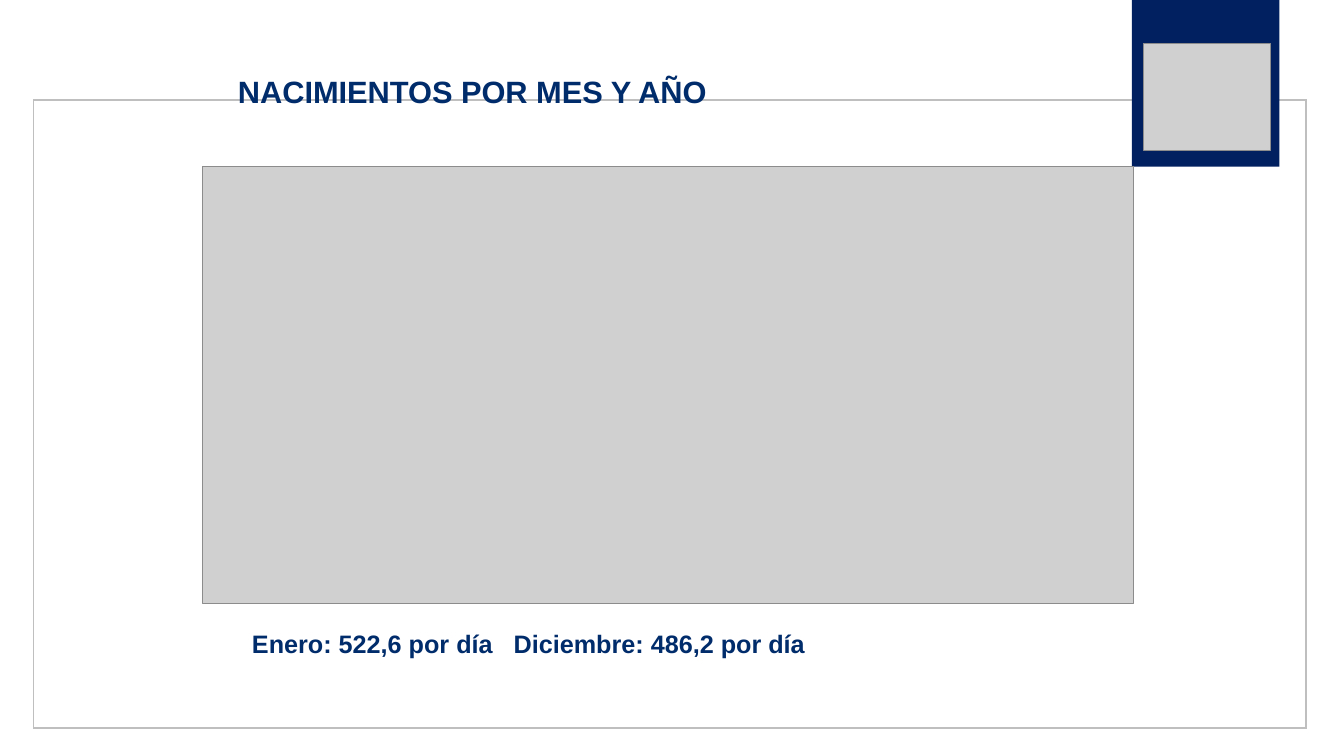
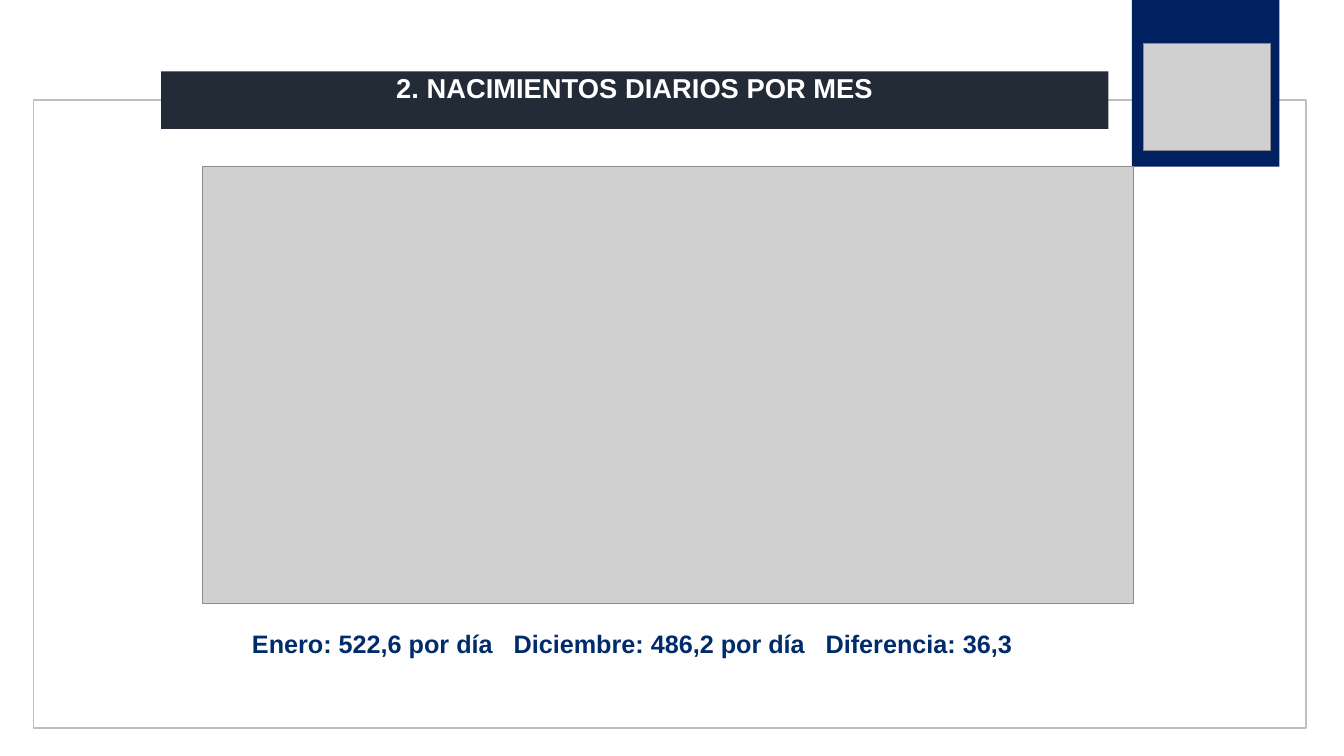
Before and after one commit to jorgealtamiranonavarrete-art/proyecto-grupo2, a slide deck: slide 4 of F4/f4_presentacion_grupo2.pptx. Drawn at 1344x756 pixels with LibreOffice and Linux fonts; fonts in the diff are those of the drawing; grey boxes stand for pictures. Boxes give left, top, right and bottom in pixels: in the first picture for what was removed or moved away, otherwise in the second. Text is boxed around its words. In the diff, an @@ line names an element or a change of style, - is before the commit and + after.

```diff
--- a/F4/f4_presentacion_grupo2.pptx
+++ b/F4/f4_presentacion_grupo2.pptx
@@ rectangle "2. NACIMIENTOS DIARIOS POR MES" resized from (x1=238, y1=79, x2=706, y2=104) to (x1=161, y1=72, x2=1109, y2=129) @@
@@ rectangle "2. NACIMIENTOS DIARIOS POR MES" at (x1=161, y1=72, x2=1109, y2=129): fill none to #232B37 @@
@@ text in rectangle at (x1=396, y1=79, x2=872, y2=99): text changed; size 22 to 19.5 pt; text colour #002C6B to #FFFFFF @@
-NACIMIENTOS POR MES Y AÑO
+2. NACIMIENTOS DIARIOS POR MES
@@ text at (x1=252, y1=634, x2=1012, y2=659): text changed @@
-Enero: 522,6 por día Diciembre: 486,2 por día
+Enero: 522,6 por día Diciembre: 486,2 por día Diferencia: 36,3
```
Also in this commit, not shown: 4 other slides changed, 18 other files.
